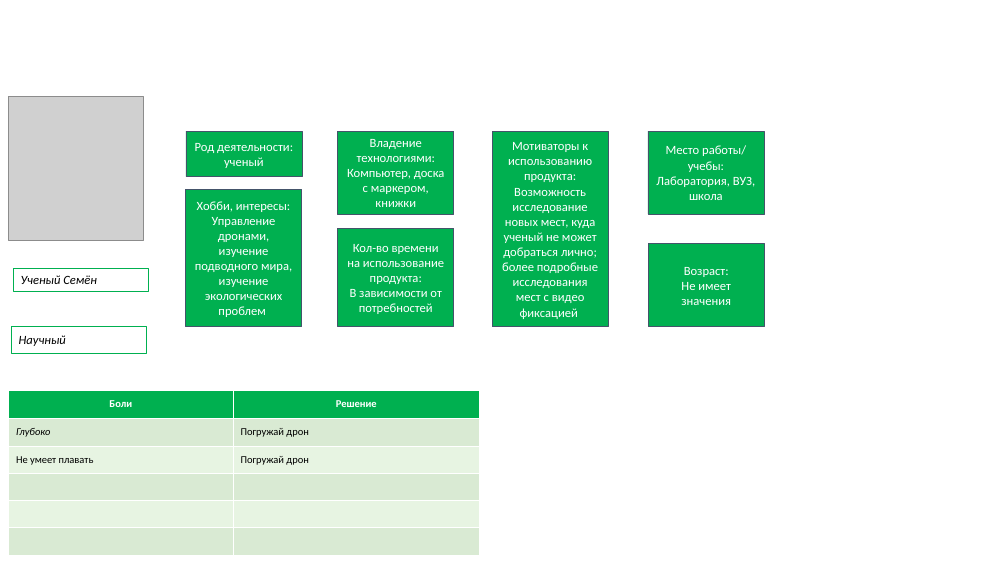
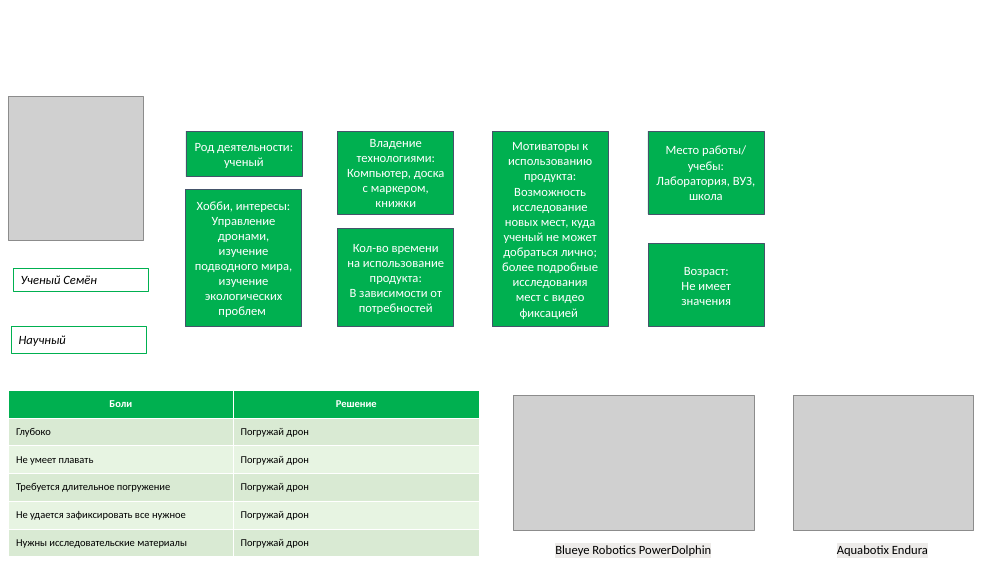
Before and after one commit to dimkashelk/underwater_dron, a slide deck: slide 3 of documents/entity/4_Образ_проекта.pptx. Drawn at 1008x567 pixels with LibreOffice and Linux fonts; fonts in the diff are those of the drawing; grey boxes stand for pictures; background and template pictures are left out. Boxes give left, top, right and bottom in pixels: in the first picture for what was removed or moved away, otherwise in the second. Text is boxed around its words. In the diff, an @@ line names an element or a change of style, - is before the commit and + after.

```diff
--- a/documents/entity/4_Образ_проекта.pptx
+++ b/documents/entity/4_Образ_проекта.pptx
@@ table at box(8, 390, 479, 557) @@
-row 4, column 1: 
+row 4, column 1: Требуется длительное погружение
-row 4, column 2: 
+row 4, column 2: Погружай дрон
-row 5, column 1: 
+row 5, column 1: Не удается зафиксировать все нужное
-row 5, column 2: 
+row 5, column 2: Погружай дрон
-row 6, column 1: 
+row 6, column 1: Нужны исследовательские материалы
-row 6, column 2: 
+row 6, column 2: Погружай дрон
@@ italic off in "Глубоко" @@
@@ picture added at box(513, 395, 755, 531) @@
@@ picture added at box(793, 395, 974, 531) @@
@@ text added at box(555, 545, 711, 556), 12 pt, text #000000 @@
+Blueye Robotics PowerDolphin
@@ text added at box(837, 545, 928, 556), 12 pt, text #000000 @@
+Aquabotix Endura
```
Also in this commit, not shown: 2 other slides changed.
